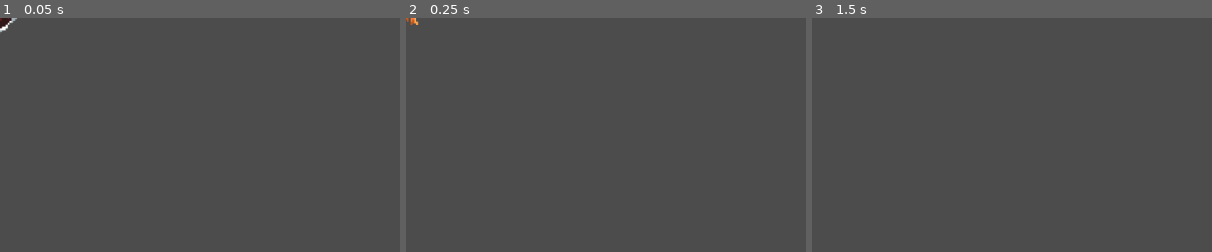
Above: before the commit, frames 1-3 (left to right).
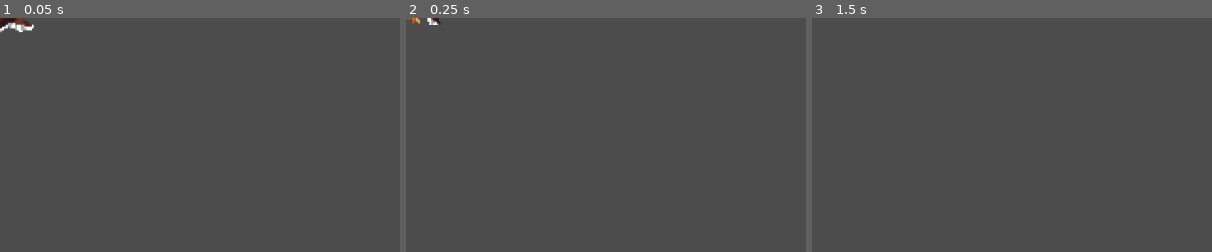
Above: after the commit, the same moments.

Repository: Gui-dev/duck-hunt-clone
Game: Godot game, scene res://scenes/duck/duck.tscn
The game is run twice, just before and just after one commit, with the same random seed, the same clock (stepped at 60 frames per second) and the same inputs. The project has no main scene, so this scene is started directly.
Inputs:
- Up to frame 1 (0.05 s): no input
- Up to frame 2 (0.25 s): no input
- Up to frame 3 (1.5 s): tap Enter at 0.5 s; tap Space at 1.25 s
The pictures show only the part of the screen within x 0-50%, y 0-50%; the shares and areas given below are measured in that part.

The runs differ from the first frame. In frame 1, 0.3% of the frame differs, in the area x 1-9%, y 0-6%; in frame 2, 0.2%; in frame 3, nothing differs.

Commit message:
feat: add node notifier and helper function _on_notifier_screen_exited

Diff:
--- a/scenes/duck/duck.tscn
+++ b/scenes/duck/duck.tscn
@@ -49,6 +49,7 @@
 [node name="texture" type="AnimatedSprite" parent="."]
 frames = SubResource( 1 )
 animation = "up"
+frame = 1
 playing = true
 
 [node name="collison" type="CollisionShape2D" parent="."]
@@ -63,6 +64,10 @@
 [node name="dead_timer" type="Timer" parent="."]
 wait_time = 0.2
 
+[node name="notifier" type="VisibilityNotifier2D" parent="."]
+scale = Vector2( 3.625, 4.375 )
+
 [connection signal="timeout" from="movement_timer" to="." method="_on_movement_timer_timeout"]
 [connection signal="timeout" from="animation_timer" to="." method="_on_animation_timer_timeout"]
 [connection signal="timeout" from="dead_timer" to="." method="_on_dead_timer_timeout"]
+[connection signal="screen_exited" from="notifier" to="." method="_on_notifier_screen_exited"]
--- a/scripts/duck/duck.gd
+++ b/scripts/duck/duck.gd
@@ -52,3 +52,7 @@
   texture.animation = 'dead'
   fall = -1
   side = 0
+
+
+func _on_notifier_screen_exited() -> void:
+  queue_free()
